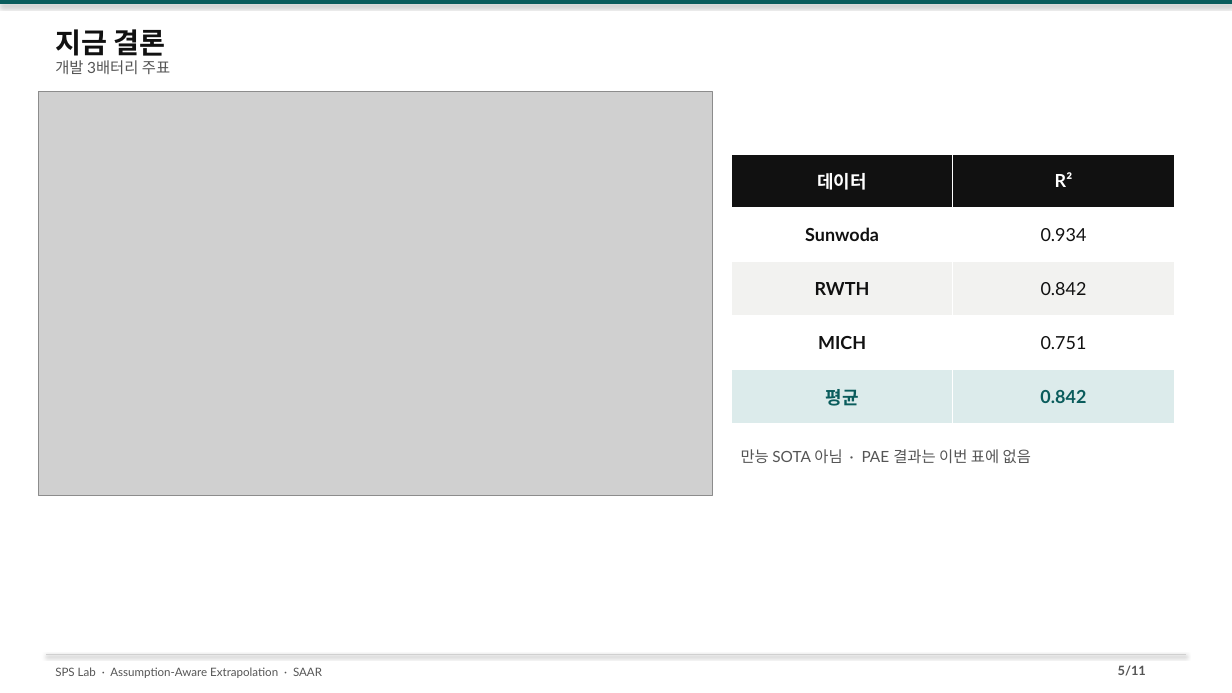
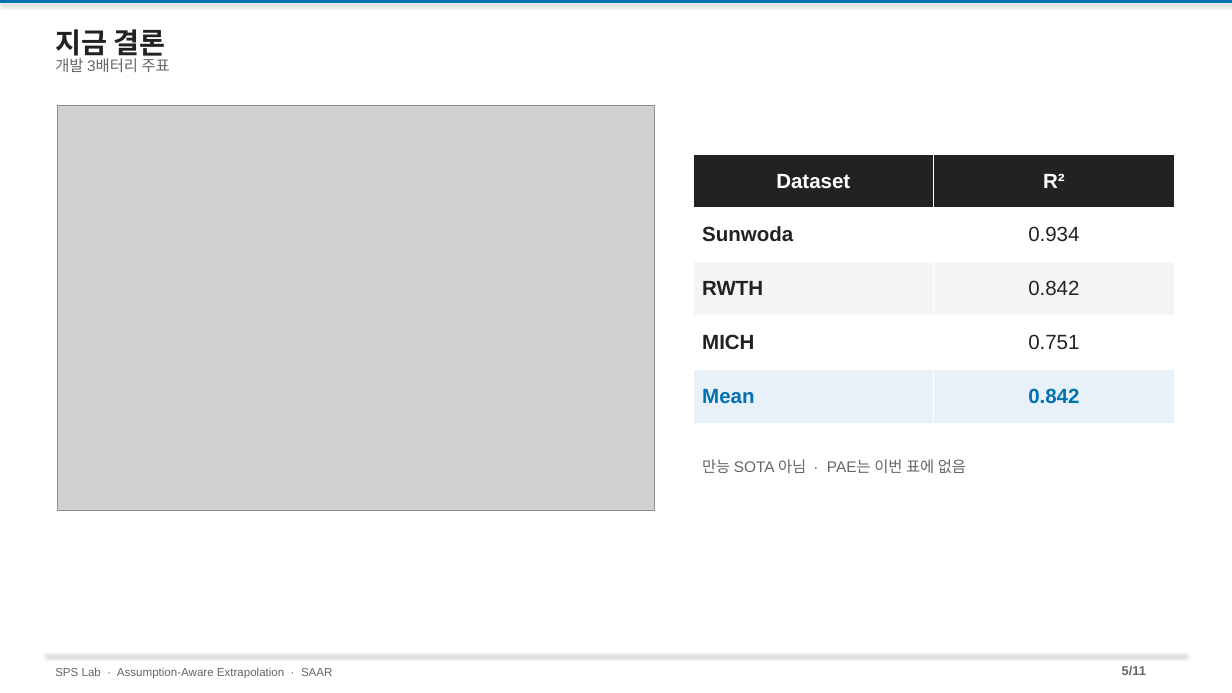
Before and after one commit to amumujs-create/pp_pae_total, a slide deck: slide 5 of output/PP_Research_Detailed_v2.pptx. Drawn at 1232x693 pixels with LibreOffice and Linux fonts; fonts in the diff are those of the drawing; grey boxes stand for pictures. Boxes give left, top, right and bottom in pixels: in the first picture for what was removed or moved away, otherwise in the second. Text is boxed around its words. In the diff, an @@ line names an element or a change of style, - is before the commit and + after.

```diff
--- a/output/PP_Research_Detailed_v2.pptx
+++ b/output/PP_Research_Detailed_v2.pptx
@@ rectangle at (0, 0, 1232, 3): fill #0A5C5C to #0072B2 @@
@@ text "지금 결론" at (55, 29, 166, 61): font Lato to Arial, text colour #111111 to #222222 @@
@@ font Lato to Arial, text colour #555555 to #666666 in 3 elements at (55, 667, 332, 679), (1122, 665, 1146, 676), (55, 58, 170, 72) @@
@@ picture: place and size @@
-picture at (39, 91, 713, 496)
+picture at (57, 106, 654, 511)
@@ table at (693, 154, 1174, 424) @@
-row 1, column 1: 데이터
+row 1, column 1: Dataset
-row 5, column 1: 평균
+row 5, column 1: Mean
@@ fill #111111 to #222222 in row 1 @@
@@ fill #F2F2F0 to #F5F5F5 in row 3 @@
@@ fill #DCEBEB to #E8F1F8 in row 5 @@
@@ size 14 to 16 pt, font Lato to Arial in "R²", "Sunwoda", "0.934", "RWTH" and 4 more places @@
@@ text colour #111111 to #222222 in "Sunwoda", "0.934", "RWTH", "0.842" and 2 more places @@
@@ text colour #0A5C5C to #0072B2 in "0.842" @@
@@ alignment centre to left @@
@@ table: place and size @@
-table at (732, 154, 1176, 424)
+table at (693, 154, 1174, 424)
@@ text at (702, 459, 966, 473): text changed; font Lato to Arial; text colour #555555 to #666666 @@
-만능 SOTA 아님 · PAE 결과는 이번 표에 없음
+만능 SOTA 아님 · PAE는 이번 표에 없음
@@ line (46, 654) - (1186, 654): stroke #D0D0D0 0.75 pt to #E8E8E8 0.75 pt @@
```
Also in this commit, not shown: 10 other slides changed, 17 other files.
